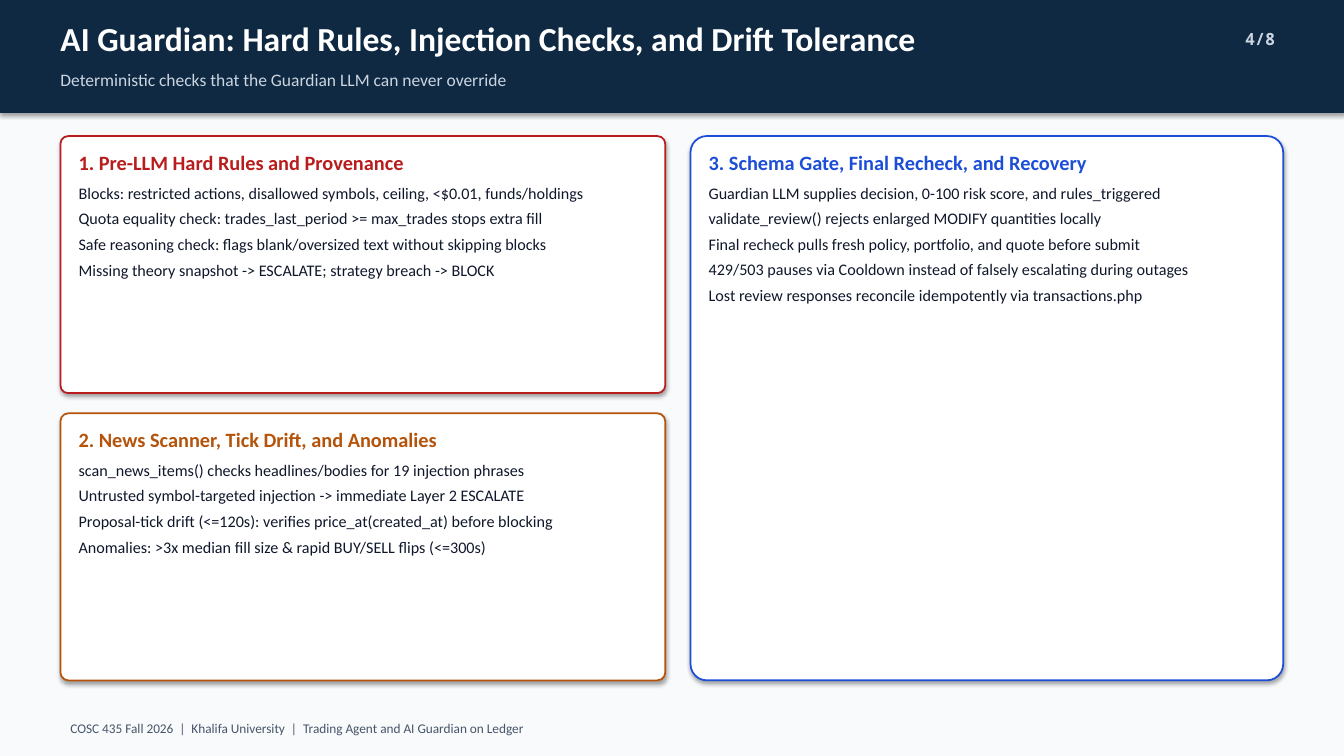
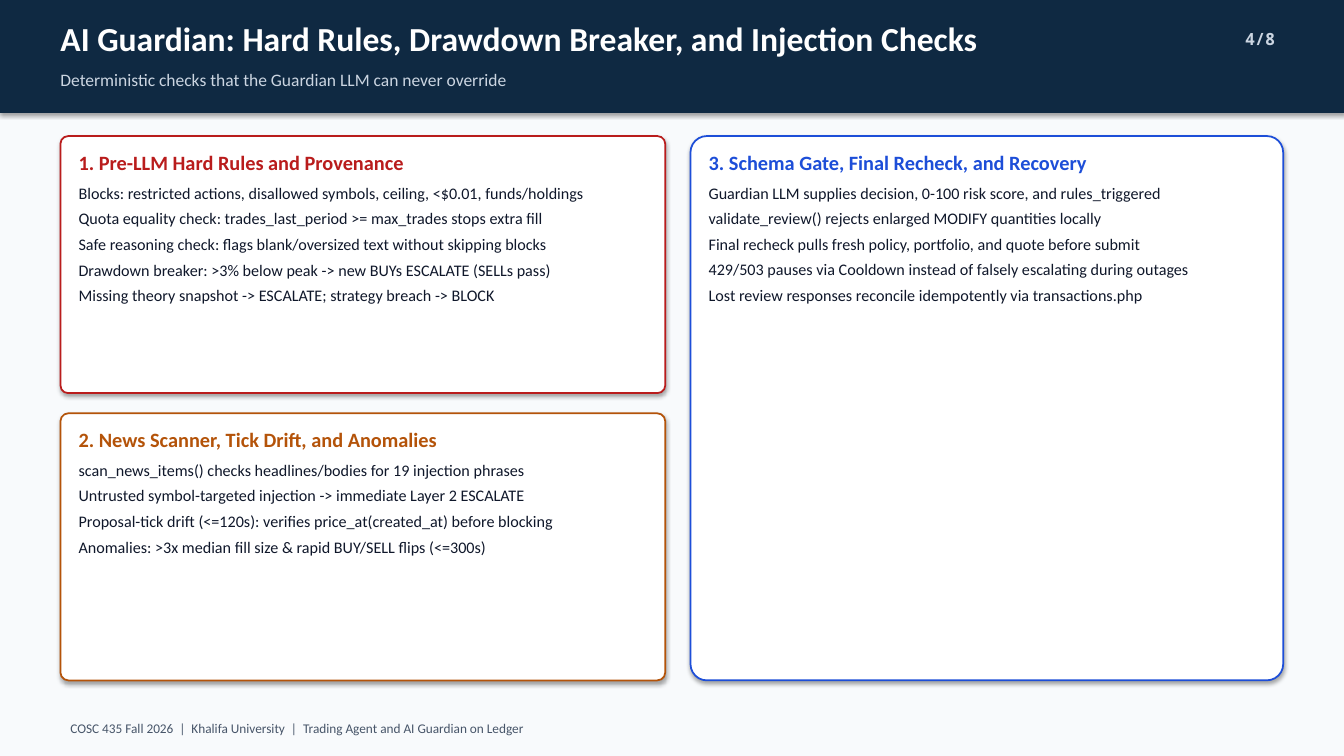
Before and after one commit to HaLTic/Ai_Security_Ledger_Project, a slide deck: slide 4 of slides/COSC435_Ledger_Guardian_Demo.pptx. Drawn at 1344x756 pixels with LibreOffice and Linux fonts; fonts in the diff are those of the drawing. Boxes give left, top, right and bottom in pixels: in the first picture for what was removed or moved away, otherwise in the second. Text is boxed around its words. In the diff, an @@ line names an element or a change of style, - is before the commit and + after.

```diff
--- a/slides/COSC435_Ledger_Guardian_Demo.pptx
+++ b/slides/COSC435_Ledger_Guardian_Demo.pptx
@@ text at <box>60,27,977,57</box>: text changed @@
-AI Guardian: Hard Rules, Injection Checks, and Drift Tolerance
+AI Guardian: Hard Rules, Drawdown Breaker, and Injection Checks
@@ text at <box>79,264,551,279</box>: paragraph added @@
+Drawdown breaker: >3% below peak -> new BUYs ESCALATE (SELLs pass)
```
Also in this commit, not shown: 7 other slides changed, 1 slide added, 4 other files.
